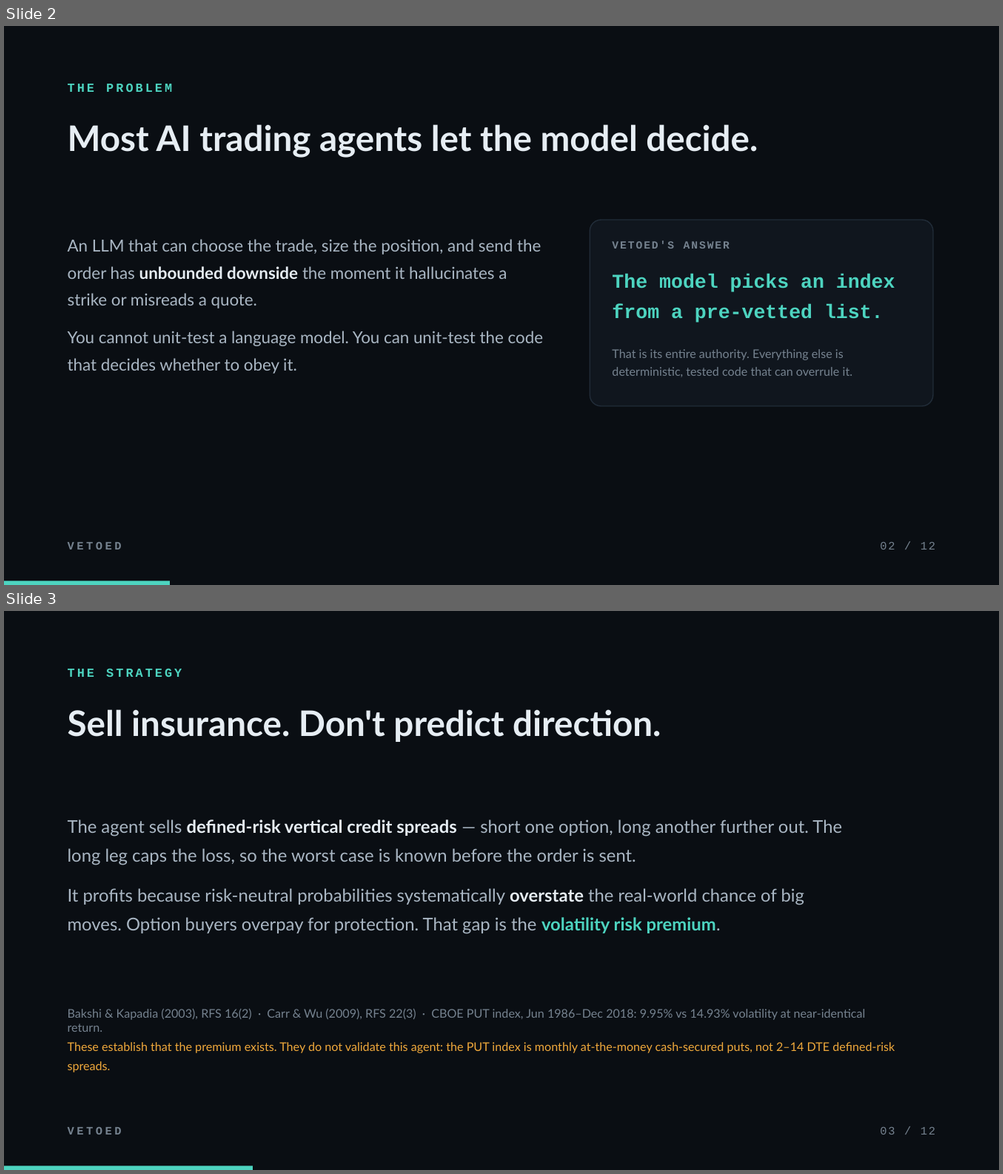
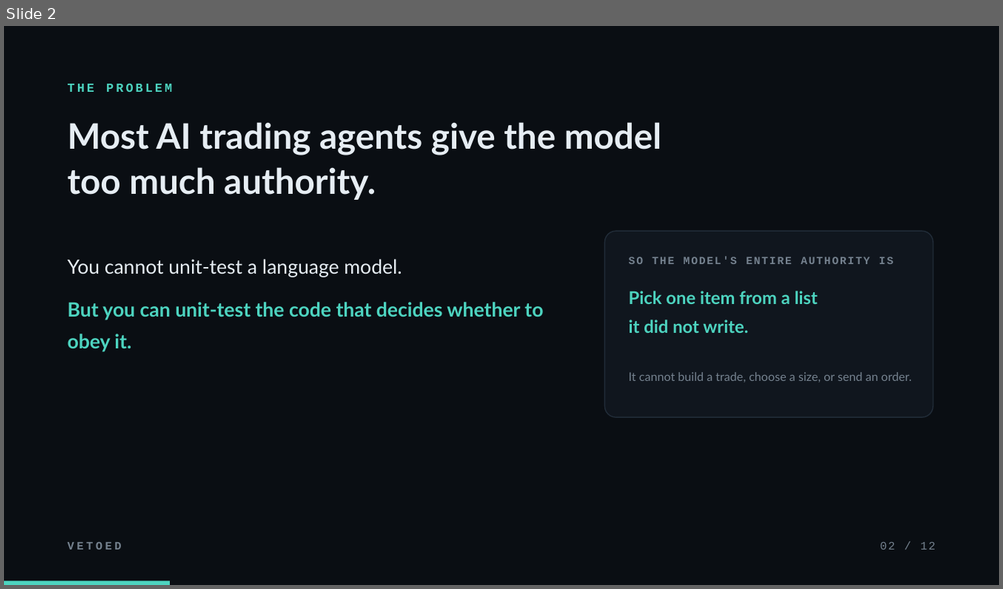
Before and after one commit to Chong1120/Vetoed, a slide deck: Vetoed-deck.pptx. Shown one above the other, each under a label of ours: slides 2 and 3 before the commit, slide 2 after it. The pictures are 1003x1174 and 1003x589 pixels, drawn with LibreOffice and Linux fonts; fonts in the diff are those of the drawing. Boxes give left, top, right and bottom in pixels: in the first picture for what was removed or moved away, otherwise in the second. Text is boxed around its words. In the diff, an @@ line names an element or a change of style, - is before the commit and + after.

```diff
--- a/Vetoed-deck.pptx
+++ b/Vetoed-deck.pptx
@@ slide 3 removed at <box>4,611,999,1170</box>, background #0A0E13 @@
@@ text removed at <box>68,669,182,677</box> @@
-THE STRATEGY
@@ text removed at <box>68,709,660,742</box> @@
-Sell insurance. Don't predict direction.
@@ text removed at <box>68,820,842,934</box> @@
-The agent sells defined-risk vertical credit spreads — short one option, long another further out. The long leg caps the loss, so the worst case is known before the order is sent.
-It profits because risk-neutral probabilities systematically overstate the real-world chance of big moves. Option buyers overpay for protection. That gap is the volatility risk premium.
@@ text removed at <box>68,1009,894,1073</box> @@
-Bakshi & Kapadia (2003), RFS 16(2) · Carr & Wu (2009), RFS 22(3) · CBOE PUT index, Jun 1986–Dec 2018: 9.95% vs 14.93% volatility at near-identical return.
-These establish that the premium exists. They do not validate this agent: the PUT index is monthly at-the-money cash-secured puts, not 2–14 DTE defined-risk spreads.
@@ text removed at <box>68,1128,122,1135</box> @@
-VETOED
@@ text removed at <box>879,1128,935,1135</box> @@
-03 / 12
@@ rectangle removed at <box>4,1167,253,1170</box> @@
@@ slide 2 changed as well @@
@@ text at <box>68,122,661,200</box>: text changed @@
-Most AI trading agents let the model decide.
+Most AI trading agents give the model
+too much authority.
@@ rounded rectangle: place and size @@
-rounded rectangle at <box>589,220,933,406</box>
+rounded rectangle at <box>605,231,933,417</box>
@@ text at <box>68,259,543,352</box>: text changed; size 16 to 19 pt; text colour #A9B6C3 to #4DD4C0; bold on @@
-An LLM that can choose the trade, size the position, and send the order has unbounded downside the moment it hallucinates a strike or misreads a quote.
-You cannot unit-test a language model. You can unit-test the code that decides whether to obey it.
+You cannot unit-test a language model.
+But you can unit-test the code that decides whether to obey it.
@@ text at <box>629,256,893,264</box>: text changed @@
-VETOED'S ANSWER
+SO THE MODEL'S ENTIRE AUTHORITY IS
@@ text at <box>629,291,817,333</box>: text changed; size 19 to 17 pt; font Courier New to Lato @@
-The model picks an index
-from a pre-vetted list.
+Pick one item from a list
+it did not write.
@@ text at <box>629,372,911,383</box>: text changed @@
-That is its entire authority. Everything else is deterministic, tested code that can overrule it.
+It cannot build a trade, choose a size, or send an order.
```
Also in this commit, not shown: 4 other slides changed, 7 slides added, 6 other slides removed, 5 other files.
